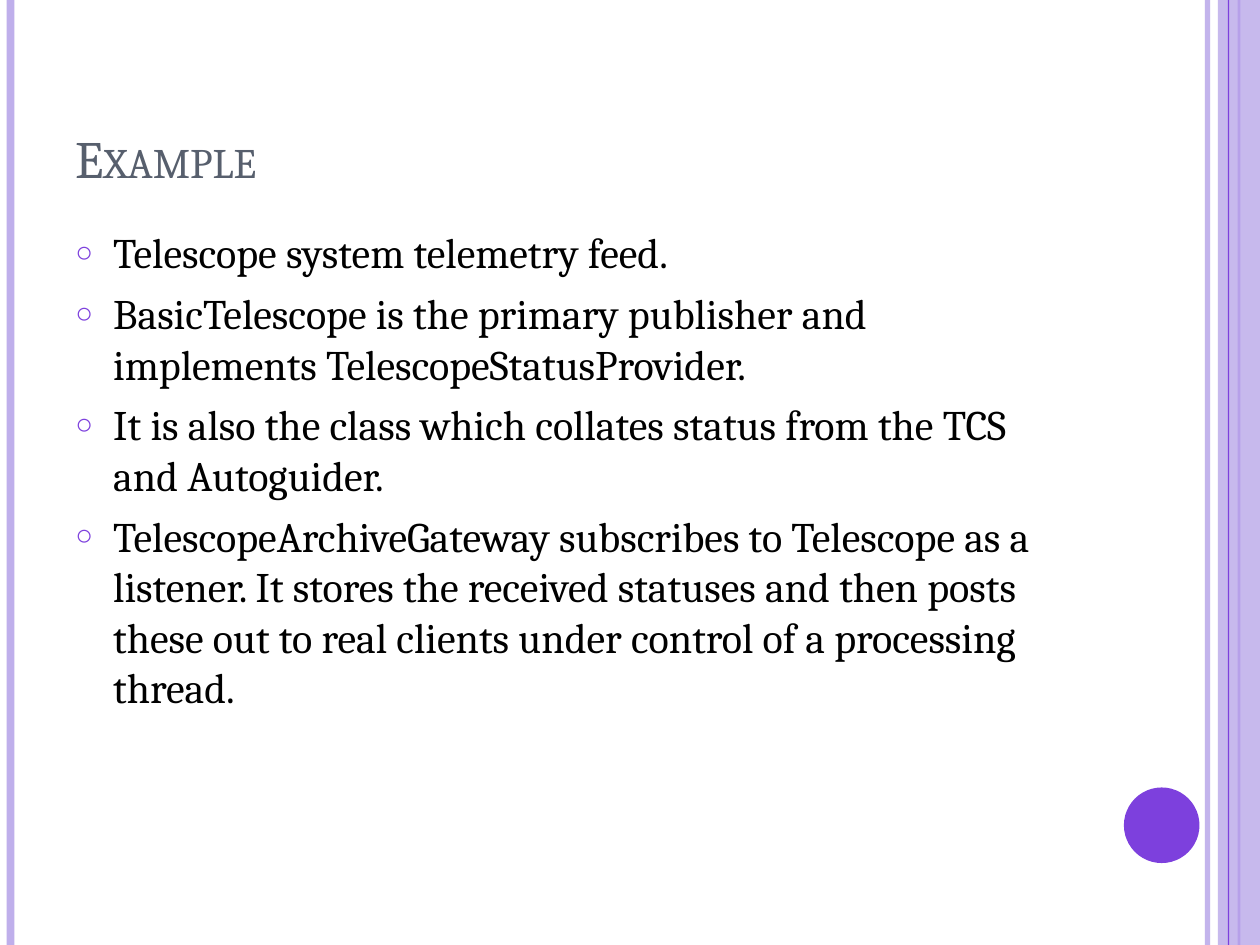
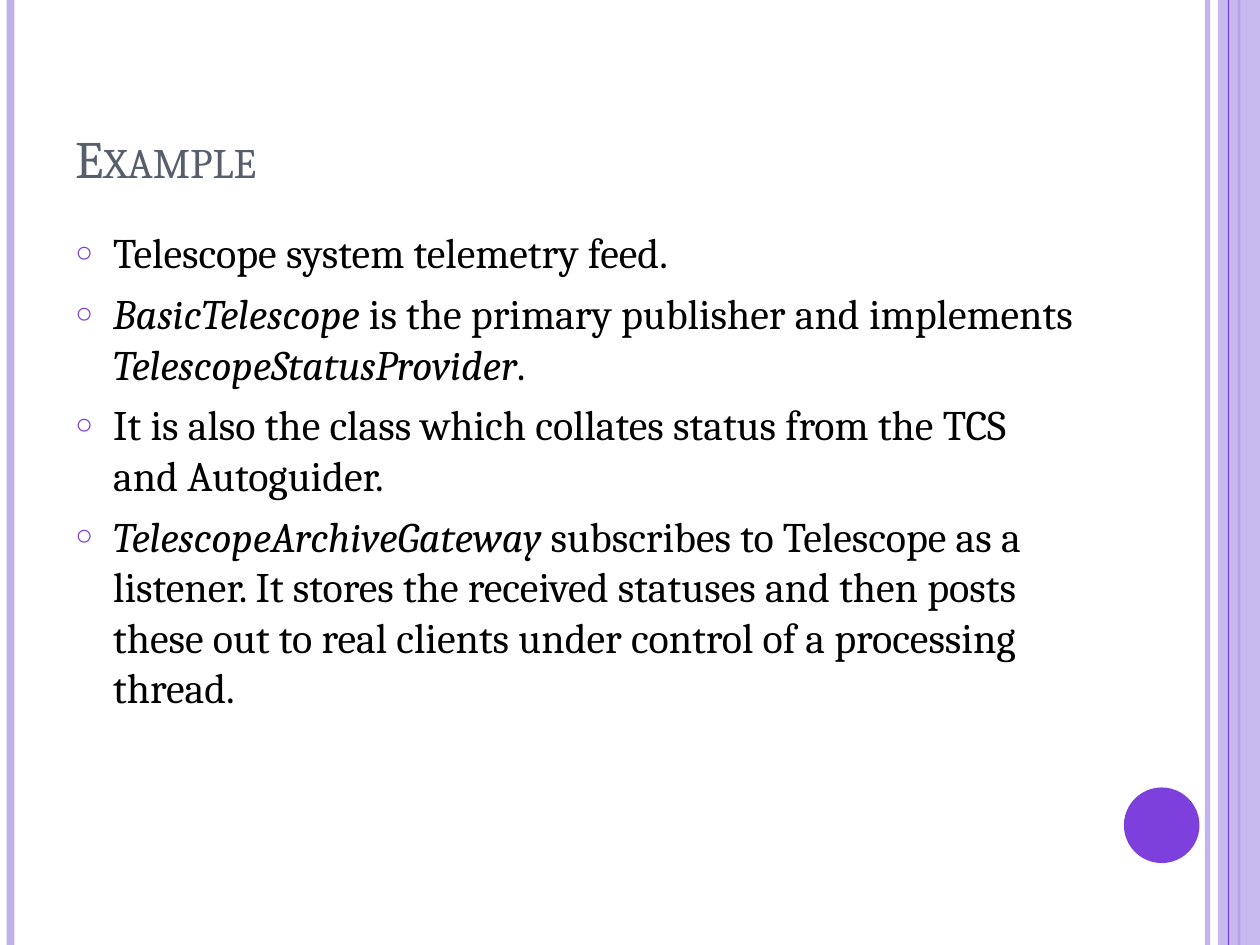
Before and after one commit to LivTel/rcs-handover, a slide deck: slide 14 of ppt/telemetry.pptx (slide 12 before the commit). Drawn at 1260x945 pixels with LibreOffice and Linux fonts; fonts in the diff are those of the drawing. Boxes give left, top, right and bottom in pixels: in the first picture for what was removed or moved away, otherwise in the second. Text is boxed around its words. In the diff, an @@ line names an element or a change of style, - is before the commit and + after.

Commit message:
Added live status info to telemetry

```diff
--- a/ppt/telemetry.pptx
+++ b/ppt/telemetry.pptx
@@ text at (113,299,1073,704): italic on in "BasicTelescope TelescopeStatusProvider.", "TelescopeArchiveGateway" @@
```
Also in this commit, not shown: 3 other slides changed, 5 slides added, 1 other file.
